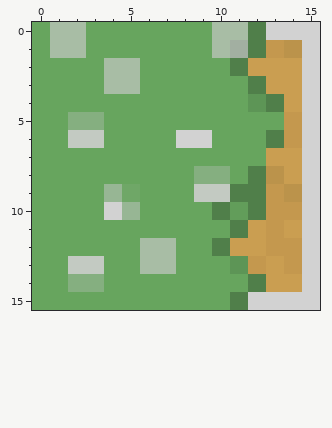
Pixel-art sprite -- Programme/My2DGame/res/tiles/road05.png. The picture above was drawn from the file before the commit.
The file is 16x16 pixels.
Now the later version:
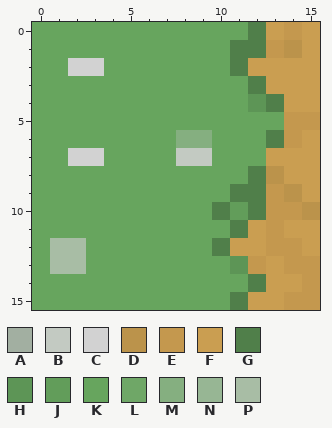
Palette (. is transparent): A #a2afa1  B #c3cac2  C #d2d2d2  D #bb934b  E #c4984e  F #ca9e51  G #507f4a  H #5d9556  J #629d5a  K #67a55e  L #6fa767  M #85af80  N #97b694  P #a8bda5
The exact change:
Colour B replaces colour K in row 7 at x 8 to 9.
Colour C replaces colour K in row 2 at x 2 to 3; in row 7 at x 2 to 3.
Colour D replaces colour C in row 10 at x 15.
Colour E replaces colour C in row 0 at x 14; in row 5 at x 15; in rows 13 to 14 at x 15; in row 15 at x 14 to 15.
Colour F replaces colour C in row 0 at x 13 and 15; in rows 1 to 4 at x 15; in rows 6 to 9 at x 15; in rows 11 to 12 at x 15; in row 15 at x 12 to 13.
Colour G replaces colour A in row 1 at x 11.
Colour K replaces colour B in row 6 at x 2 to 3; in row 9 at x 9 to 10; in row 13 at x 3.
Colour K replaces colour C in row 10 at x 4.
Colour K replaces colour L in row 9 at x 5.
Colour K replaces colour M in row 5 at x 2 to 3; in row 8 at x 9 to 10; in row 14 at x 2 to 3.
Colour K replaces colour N in row 9 at x 4; in row 10 at x 5.
Colour K replaces colour P in row 0 at x 1 to 2 and 10 to 11; in row 1 at x 1 to 2 and 10; in rows 2 to 3 at x 4 to 5; in rows 12 to 13 at x 6 to 7.
Colour M replaces colour C in row 6 at x 8 to 9.
Colour P replaces colour B in row 13 at x 2.
Colour P replaces colour K in row 12 at x 1 to 2; in row 13 at x 1.
Where, in picture pixels (left, top, right, bottom), the same in both pictures:
changed: (50, 22, 320, 310)
